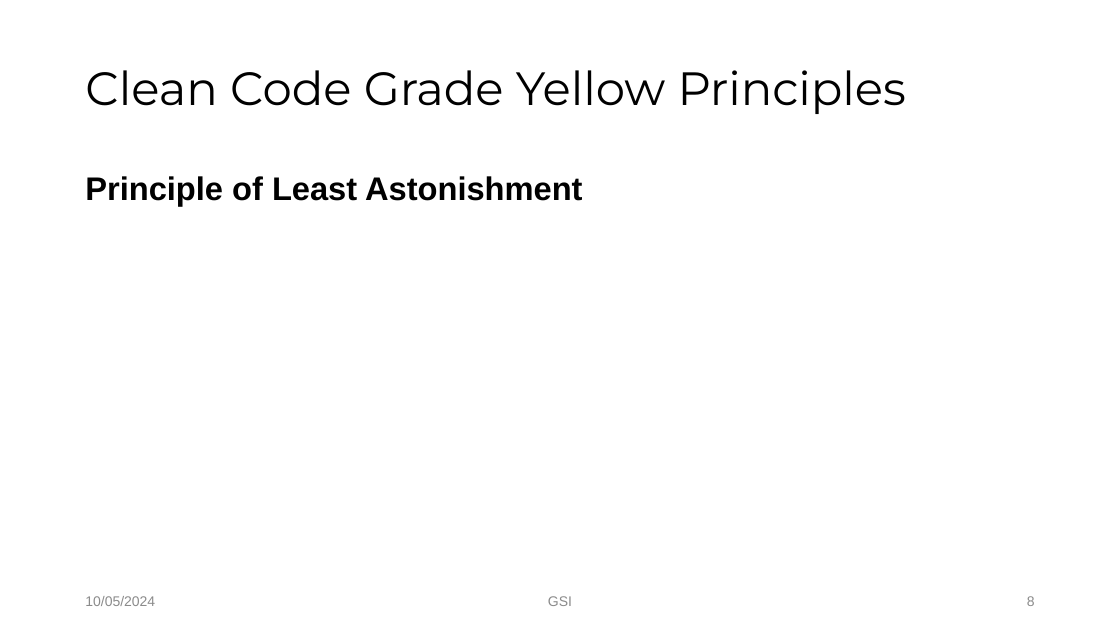
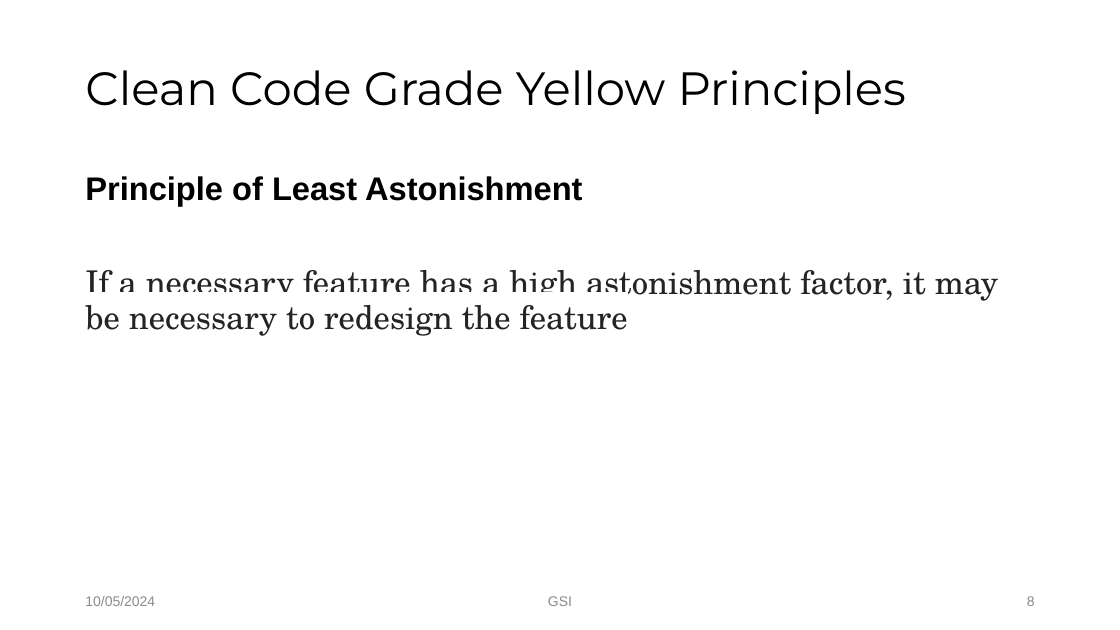
Before and after one commit to Tuyen92/my_bag, a slide deck: slide 8 of yellow.pptx. Drawn at 1120x630 pixels with LibreOffice and Linux fonts; fonts in the diff are those of the drawing; background and template pictures are left out. Boxes give left, top, right and bottom in pixels: in the first picture for what was removed or moved away, otherwise in the second. Text is boxed around its words. In the diff, an @@ line names an element or a change of style, - is before the commit and + after.

```diff
--- a/yellow.pptx
+++ b/yellow.pptx
@@ text at [85, 270, 998, 336]: paragraph added @@
+If a necessary feature has a high astonishment factor, it may be necessary to redesign the feature
```
Also in this commit, not shown: 11 other slides changed, 1 other file.
